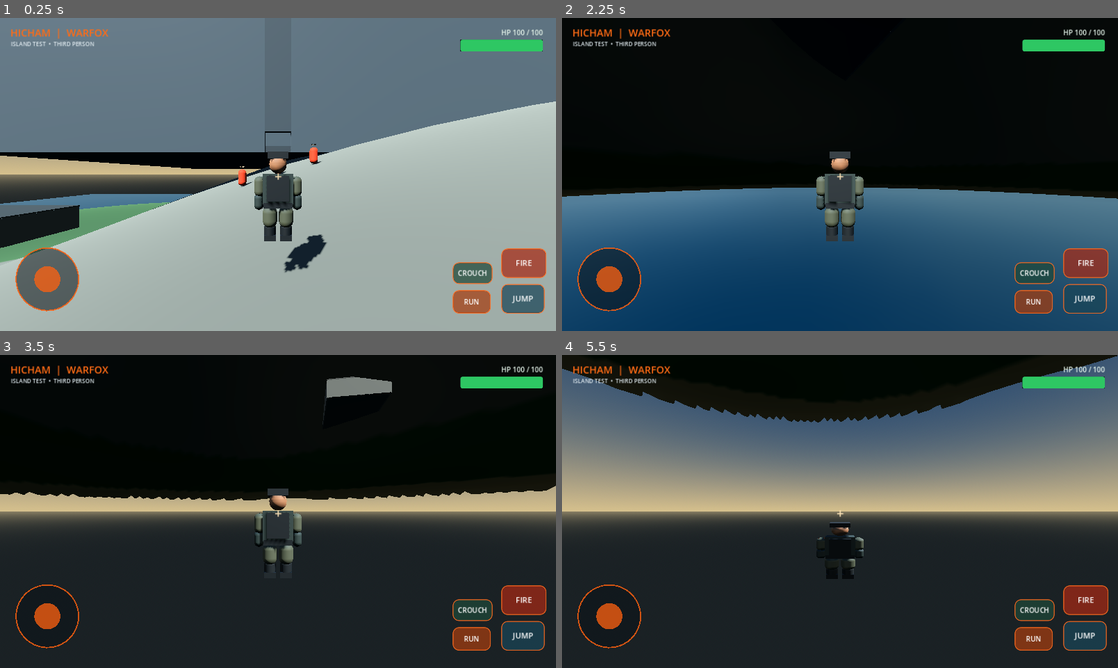
Above: before the commit, frames 1-4 (two rows, left to right).
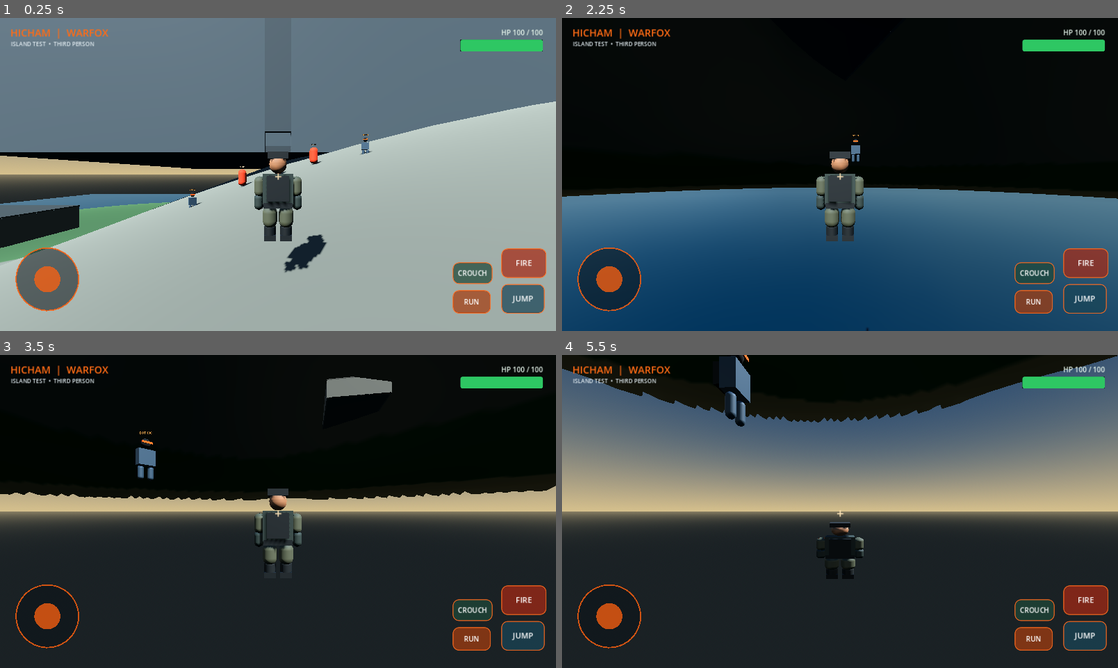
Above: after the commit, the same moments.

Repository: hicham07dzz-cyber/WARFOX
Game: Godot game, scene res://scenes/main.tscn
The game is run twice, just before and just after one commit, with the same random seed, the same clock (stepped at 60 frames per second) and the same inputs.
Inputs (mouse positions are in pixels of both pictures, inside the frame that each line leads up to):
- Up to frame 1 (0.25 s): no input
- Up to frame 2 (2.25 s): move the mouse to (962, 158) at 0.52 s; hold D (move_right) 0.53-1.25 s; hold Ctrl (crouch) 0.53-1.25 s; click (962, 158) at 0.67 s; tap Space (jump) at 0.77 s; drag from (728, 190) to (812, 237) at 1.27 s; move the mouse to (895, 105) at 2.02 s; hold D (move_right) from 2.03 s (still down); hold Shift (sprint) from 2.03 s (still down)
- Up to frame 3 (3.5 s): release D (move_right) at 2.75 s; release Shift (sprint) at 2.75 s; drag from (250, 574) to (111, 464) at 2.77 s
- Up to frame 4 (5.5 s): move the mouse to (1006, 558) at 3.52 s; hold A (move_left) 3.53-4.25 s; tap F (fire) at 3.6 s; tap Space (jump) at 3.77 s; drag from (673, 464) to (756, 433) at 4.27 s; move the mouse to (867, 511) at 5.02 s; hold S (move_back) from 5.03 s (still down); hold Ctrl (crouch) from 5.03 s (still down); click (867, 511) at 5.17 s

The runs differ from the first frame. In frame 1, 0.1% of the frame differs, in the area x 33-67%, y 37-61%; in frame 2, less than 0.1%; in frame 3, 0.3%; in frame 4, 0.9%, in the area x 28-34%, y 0-23%.

Commit message:
Spawn two arcade training bots on the island

Diff:
--- a/scripts/main.gd
+++ b/scripts/main.gd
@@ -12,6 +12,7 @@
 	_build_landmarks()
 	_spawn_player(terrain)
 	_spawn_training_targets()
+	_spawn_bots()
 	_build_hud()
 
 func _setup_input() -> void:
@@ -198,3 +199,13 @@
 		target.set_script(target_script)
 		target.position = Vector3(x, _height_at(x, 54.0), 54.0)
 		add_child(target)
+
+
+func _spawn_bots() -> void:
+	var bot_script = load("res://scripts/warfox_bot.gd")
+	for point in [Vector2(-9.0, 56.0), Vector2(9.0, 56.0)]:
+		var bot := CharacterBody3D.new()
+		bot.name = "WARFOX_Training_Bot"
+		bot.set_script(bot_script)
+		bot.position = Vector3(point.x, _height_at(point.x, point.y), point.y)
+		add_child(bot)
